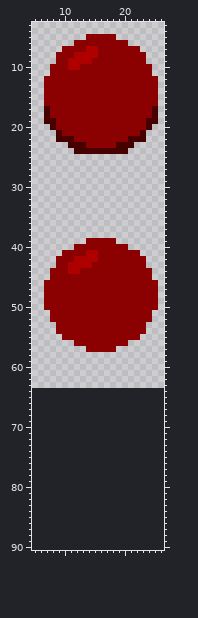
Sprite sheet: assets/img/button.png. The picture above is the old version.
The file is 192x384 pixels, drawn in blocks of 6x6; one block is one cell here. Shown: x 5..26, y 3..90. The old version is drawn lined up with the new one, on the new canvas.
Now the later version:
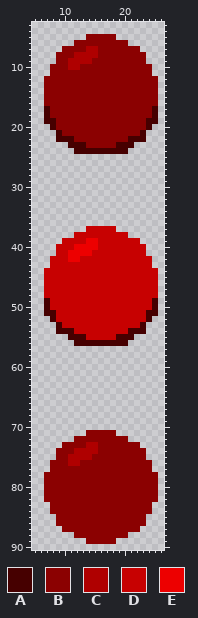
Palette (. is transparent): A #460000  B #8b0101  C #af0000  D #c70101  E #ed0000
The edit:
canvas 32x64 -> 32x96
Changed rows in their new state; - is an unchanged pixel.
first column x 7:
37 -------DDDDD-------
38 -----DDDDDDDDD-----
39 ---DDDDEEDDDDDDD---
40 --DDDEEEEDDDDDDDD--
41 --DDEEEEDDDDDDDDD--
42 -DDDEEDDDDDDDDDDDD-
43 -DDDDDDDDDDDDDDDDD-
44 DDDDDDDDDDDDDDDDDDD
45 DDDDDDDDDDDDDDDDDDD
46 DDDDDDDDDDDDDDDDDDD
47 DDDDDDDDDDDDDDDDDDD
48 DDDDDDDDDDDDDDDDDDD
49 ADDDDDDDDDDDDDDDDDA
50 ADDDDDDDDDDDDDDDDDA
51 AADDDDDDDDDDDDDDDAA
52 -ADDDDDDDDDDDDDDDA-
53 --ADDDDDDDDDDDDDA--
54 --AAADDDDDDDDDAAA--
55 ---.AAADDDDDAAA.---
56 -----AAAAAAAAA-----
57 -------.....-------
first column x 7:
71 -------BBBBB-------
72 -----BBBBBBBBB-----
73 ---BBBBCCBBBBBBB---
74 --BBBCCCCBBBBBBBB--
75 --BBCCCCBBBBBBBBB--
76 -BBBCCBBBBBBBBBBBB-
77 -BBBBBBBBBBBBBBBBB-
78 BBBBBBBBBBBBBBBBBBB
79 BBBBBBBBBBBBBBBBBBB
80 BBBBBBBBBBBBBBBBBBB
81 BBBBBBBBBBBBBBBBBBB
82 BBBBBBBBBBBBBBBBBBB
83 -BBBBBBBBBBBBBBBBB-
84 -BBBBBBBBBBBBBBBBB-
85 --BBBBBBBBBBBBBBB--
86 --BBBBBBBBBBBBBBB--
87 ---BBBBBBBBBBBBB---
88 -----BBBBBBBBB-----
89 -------BBBBB-------
Where, in picture pixels (left, top, right, bottom), the same in both pictures:
changed: (44, 226, 158, 352)
added: (44, 430, 158, 544)
